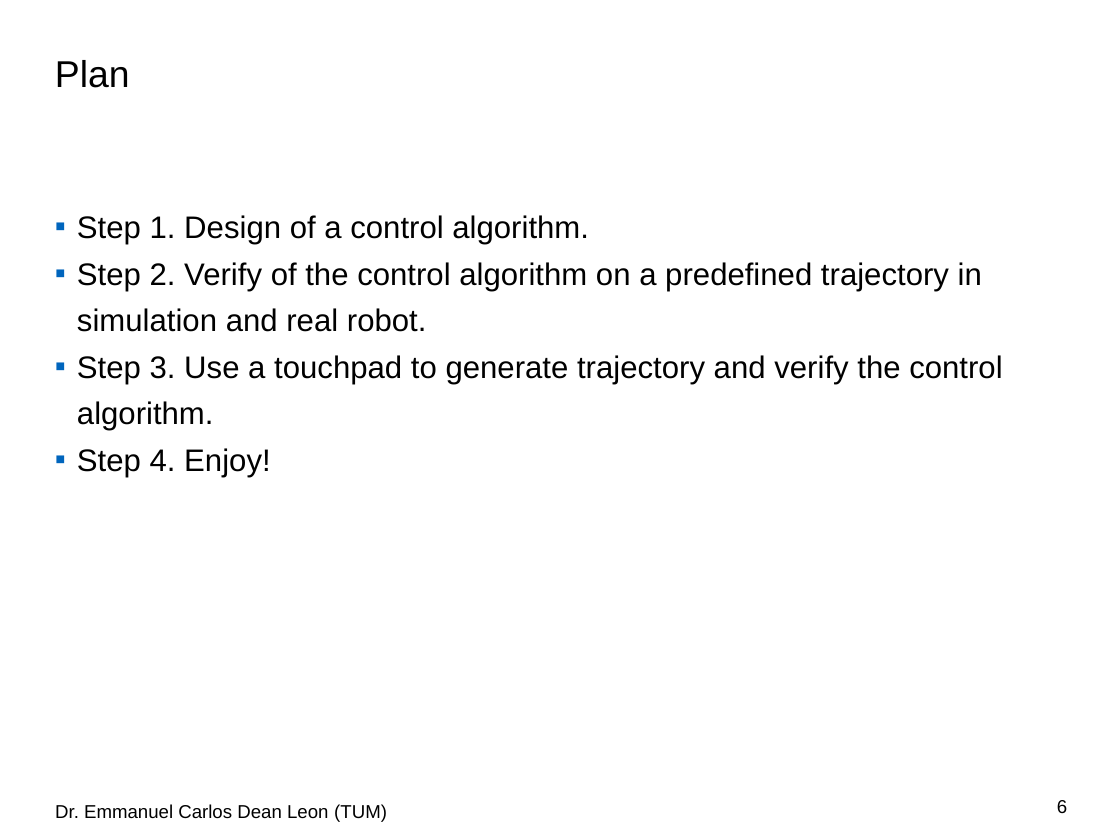
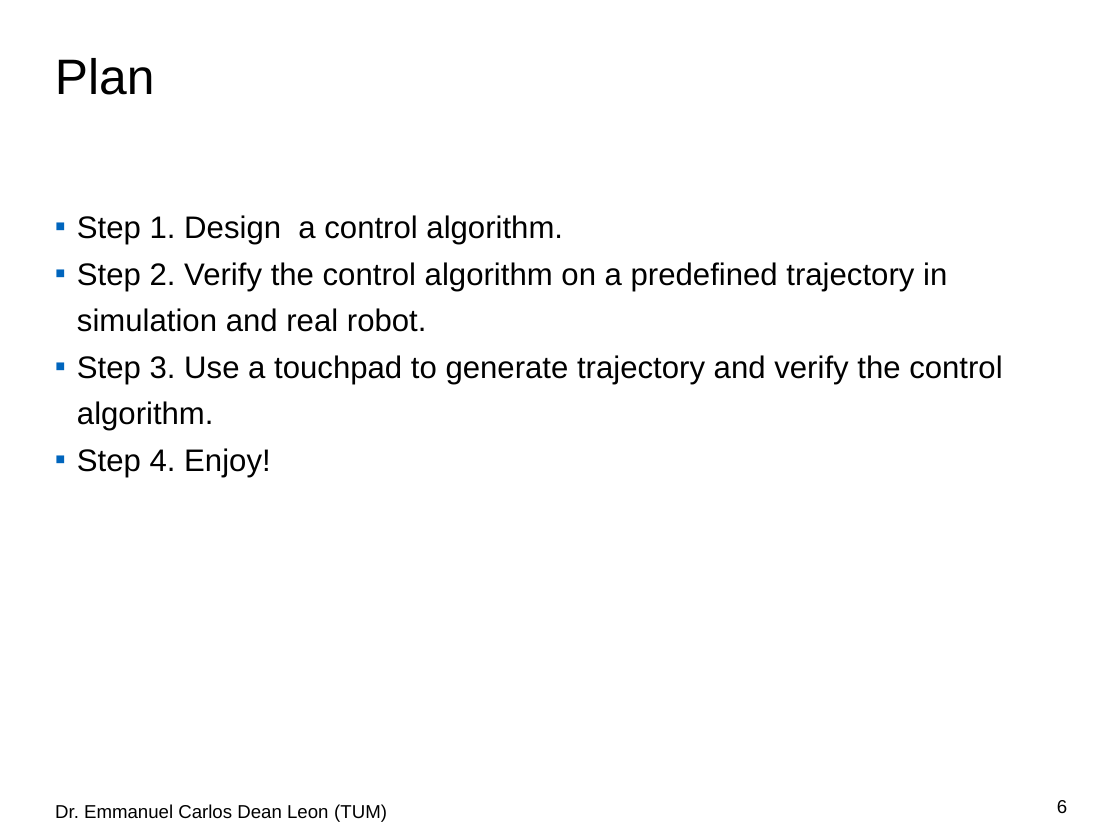
Before and after one commit to HaosUtopia/MSRDM_Project, a slide deck: slide 6 of kickoff.pptx. Drawn at 1120x840 pixels with LibreOffice and Linux fonts; fonts in the diff are those of the drawing; background and template pictures are left out. Boxes give left, top, right and bottom in pixels: in the first picture for what was removed or moved away, otherwise in the second. Text is boxed around its words. In the diff, an @@ line names an element or a change of style, - is before the commit and + after.

```diff
--- a/kickoff.pptx
+++ b/kickoff.pptx
@@ title "Plan" at bbox=[55, 58, 155, 95]: size 24 to 32 pt @@
@@ text at bbox=[77, 215, 947, 332]: text changed @@
-▪ Step 1. Design of a control algorithm.
-▪ Step 2. Verify of the control algorithm on a predefined trajectory in simulation and real robot.
+▪ Step 1. Design a control algorithm.
+▪ Step 2. Verify the control algorithm on a predefined trajectory in simulation and real robot.
```
Also in this commit, not shown: 3 other slides changed.
